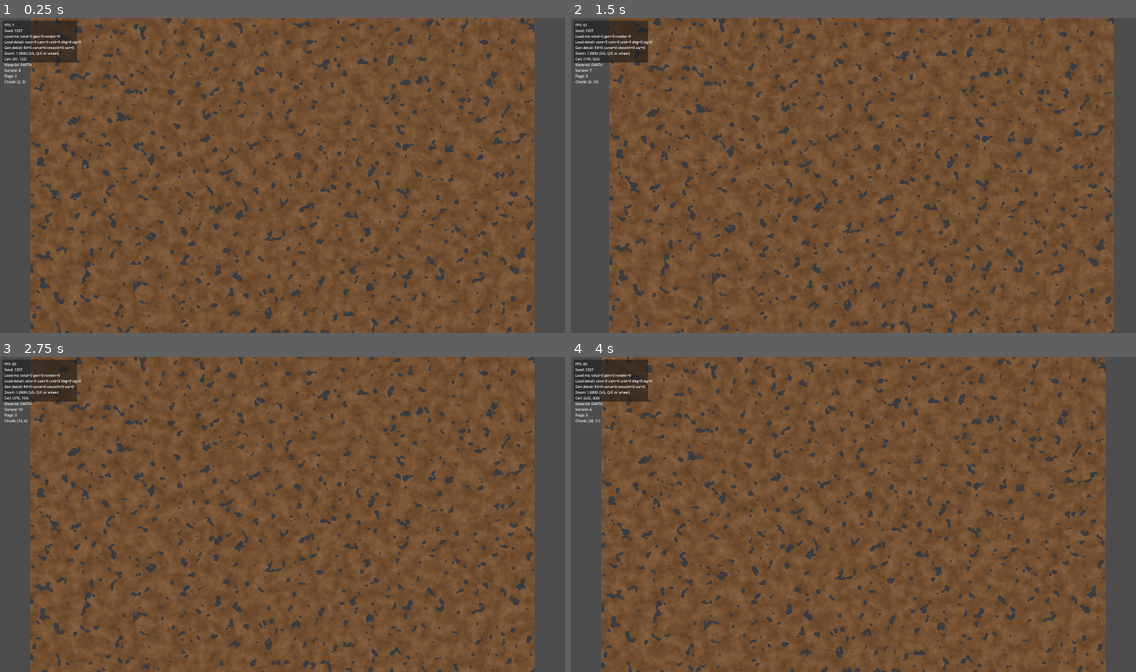
Above: before the commit, frames 1-4 (two rows, left to right).
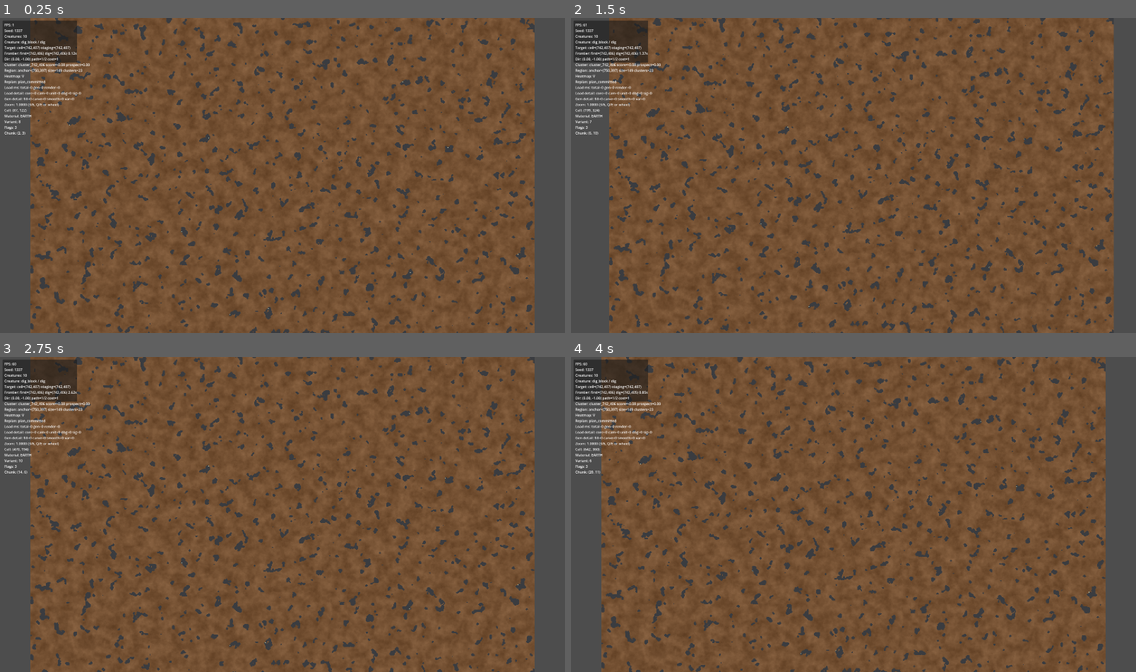
Above: after the commit, the same moments.

Repository: Kanturna/Diggy
Game: Godot game, scene res://main/Main.tscn
The game is run twice, just before and just after one commit, with the same random seed, the same clock (stepped at 60 frames per second) and the same inputs.
Inputs (mouse positions are in pixels of both pictures, inside the frame that each line leads up to):
- Up to frame 1 (0.25 s): no input
- Up to frame 2 (1.5 s): tap Enter at 0.5 s; move the mouse to (977, 159) at 0.52 s; tap S (camera_down) at 0.6 s; click (977, 159) at 0.67 s; tap Space at 1.25 s; move the mouse to (740, 191) at 1.27 s; tap A (camera_left) at 1.35 s; click (740, 191) at 1.42 s
- Up to frame 3 (2.75 s): tap Enter at 2 s; move the mouse to (339, 445) at 2.02 s; tap D (camera_right) at 2.1 s; click (339, 445) at 2.17 s
- Up to frame 4 (4 s): move the mouse to (825, 577) at 2.77 s; tap Shift (camera_speed) at 2.85 s; click (825, 577) at 2.92 s; tap Space at 3.5 s; move the mouse to (1023, 561) at 3.52 s; tap W (camera_up) at 3.6 s; click (1023, 561) at 3.67 s

The runs differ from the first frame. In frame 1, 1.0% of the frame differs, in the area x 0-92%, y 5-95%; in frame 2, 1.0%; in frame 3, 1.0%, in the area x 0-92%, y 5-92%; in frame 4, 1.0%.
Error before the commit: Parse Error: Could not preload resource script "res://units/Creature.gd". (res://units/UnitManager.gd:6)

Commit message:
grundalgenfix 5

Diff:
--- a/debug/FrontierHeatOverlay.gd
+++ b/debug/FrontierHeatOverlay.gd
@@ -28,7 +28,11 @@
 	var min_score := float(snapshot.get("min_score", 0.0))
 	var max_score := float(snapshot.get("max_score", 1.0))
 	var score_span := maxf(max_score - min_score, 0.001)
-	var selected_cell: Vector2i = snapshot.get("selected_frontier_cell", Vector2i(-1, -1))
+	var selected_cells_lookup: Dictionary = {}
+	var selected_cells_variant = snapshot.get("selected_cells", [])
+	for selected_cell_variant in selected_cells_variant:
+		var selected_cell: Vector2i = selected_cell_variant
+		selected_cells_lookup[selected_cell] = true
 	var cell_size := float(Config.CELL_SIZE)
 
 	for entry_variant in entries_variant:
@@ -42,7 +46,7 @@
 			Vector2.ONE * cell_size
 		)
 		draw_rect(rect, color)
-		if cell == selected_cell:
+		if selected_cells_lookup.has(cell):
 			draw_rect(rect.grow(1.0), Color(0.45, 0.95, 1.0, 0.95), false, 2.0)
 
 func _heat_color(t: float) -> Color:
--- a/units/Creature.gd
+++ b/units/Creature.gd
@@ -175,15 +175,15 @@
 		_set_random_wander_target("choose_invalid_origin")
 		return
 
-	var snapshot := cave_analysis.get_region_snapshot(origin_cell)
+	var snapshot: Dictionary = cave_analysis.get_region_snapshot(origin_cell)
 	if snapshot.is_empty():
 		_clear_frontier_debug_scores()
 		_set_random_wander_target("choose_no_snapshot")
 		return
 
 	_current_snapshot = snapshot
-	var reachability := cave_analysis.build_reachability(snapshot, origin_cell)
-	var traversal_plan := _choose_best_traversal_plan(snapshot, reachability, origin_cell)
+	var reachability: Dictionary = _build_navigation_reachability(snapshot, origin_cell)
+	var traversal_plan: Dictionary = _choose_best_traversal_plan(snapshot, reachability, origin_cell)
 	if traversal_plan.is_empty():
 		_set_random_wander_target("choose_no_reachable_frontier")
 		return
@@ -215,6 +215,9 @@
 
 	var move_dir: Vector2 = _best_open_direction((_cell_center(_move_target_cell) - global_position).normalized())
 	if move_dir == Vector2.ZERO:
+		if _can_begin_dig_from_current_position():
+			_start_dig_from_current_plan()
+			return
 		velocity = Vector2.ZERO
 		return
 
@@ -311,7 +314,8 @@
 				continue
 			if _is_better_traversal_candidate(candidate, best_plan):
 				best_plan = candidate
-	_update_frontier_debug_scores(frontier_scores, best_plan if not best_plan.is_empty() else best_zero_step_plan)
+	var selected_plan: Dictionary = best_plan if not best_plan.is_empty() else best_zero_step_plan
+	_update_frontier_debug_scores(frontier_scores, selected_plan)
 	if not best_plan.is_empty():
 		return best_plan
 	return best_zero_step_plan
@@ -405,7 +409,6 @@
 			total_score += distance_weight * lateral_weight
 			if lateral == 0:
 				total_score += 0.35 * distance_weight
-	}
 	return total_score
 
 func _record_frontier_score(frontier_scores: Dictionary, candidate: Dictionary) -> void:
@@ -456,6 +459,39 @@
 	_frontier_debug_min_score = 0.0
 	_frontier_debug_max_score = 1.0
 
+func _build_navigation_reachability(snapshot: Dictionary, start_cell: Vector2i) -> Dictionary:
+	var reachability: Dictionary = {
+		"distance": {},
+		"came_from": {},
+	}
+	var region_lookup: Dictionary = snapshot.get("region_lookup", {})
+	if not region_lookup.has(start_cell):
+		return reachability
+	if not _is_navigable_cell(start_cell):
+		return reachability
+
+	var distance: Dictionary = reachability["distance"]
+	var came_from: Dictionary = reachability["came_from"]
+	var queue: Array[Vector2i] = [start_cell]
+	var queue_index := 0
+	distance[start_cell] = 0
+
+	while queue_index < queue.size():
+		var cell: Vector2i = queue[queue_index]
+		queue_index += 1
+		for direction in CARDINAL_DIRS:
+			var next_cell: Vector2i = cell + direction
+			if not region_lookup.has(next_cell):
+				continue
+			if distance.has(next_cell):
+				continue
+			if not _is_navigable_cell(next_cell):
+				continue
+			distance[next_cell] = int(distance[cell]) + 1
+			came_from[next_cell] = cell
+			queue.append(next_cell)
+	return reachability
+
 func _adopt_traversal_plan(traversal_plan: Dictionary) -> void:
 	_traversal_plan = traversal_plan
 	_current_path_index = int(traversal_plan.get("path_index", 0))
@@ -497,7 +533,7 @@
 		return "stuck"
 
 	var staging_cell: Vector2i = _traversal_plan.get("staging_cell", Vector2i(-1, -1))
-	if not _is_empty_cell(staging_cell):
+	if not _is_navigable_cell(staging_cell):
 		return "staging_invalid"
 
 	var path_cells := _plan_path_cells()
@@ -505,7 +541,7 @@
 		return "path_empty"
 
 	for i in range(_current_path_index, path_cells.size()):
-		if not _is_empty_cell(path_cells[i]):
+		if not _is_navigable_cell(path_cells[i]):
 			return "path_invalid"
 	return ""
 
@@ -521,19 +557,80 @@
 	var staging_cell: Vector2i = _traversal_plan.get("staging_cell", Vector2i(-1, -1))
 	if staging_cell.x < 0:
 		return false
+	if _world_to_cell(global_position) == staging_cell:
+		return true
 	return _distance_to_cell(staging_cell) <= Config.CREATURE_STAGING_REACHED_CELLS
+
+func _can_begin_dig_from_current_position() -> bool:
+	if _traversal_plan.is_empty():
+		return false
+	var frontier_cell: Vector2i = _traversal_plan.get("first_frontier_cell", Vector2i(-1, -1))
+	if frontier_cell.x < 0:
+		return false
+	if not world.is_frontier_earth_block(frontier_cell):
+		return false
+
+	var current_cell := _world_to_cell(global_position)
+	if _is_empty_cell(current_cell) and _are_cells_adjacent(current_cell, frontier_cell):
+		return true
+
+	var staging_cell: Vector2i = _traversal_plan.get("staging_cell", Vector2i(-1, -1))
+	if staging_cell.x < 0:
+		return false
+	if _distance_to_cell(staging_cell) > maxf(Config.CREATURE_STAGING_REACHED_CELLS, 0.8):
+		return false
+	return _is_empty_cell(current_cell) and _are_cells_adjacent(current_cell, frontier_cell)
+
+func _effective_dig_head_cell() -> Vector2i:
+	if _traversal_plan.is_empty():
+		return Vector2i(-1, -1)
+
+	var frontier_cell: Vector2i = _traversal_plan.get("first_frontier_cell", Vector2i(-1, -1))
+	var current_cell := _world_to_cell(global_position)
+	if frontier_cell.x >= 0 and _is_empty_cell(current_cell) and _are_cells_adjacent(current_cell, frontier_cell):
+		return current_cell
+
+	var staging_cell: Vector2i = _traversal_plan.get("staging_cell", Vector2i(-1, -1))
+	if staging_cell.x >= 0 and _is_empty_cell(staging_cell):
+		return staging_cell
+
+	if frontier_cell.x < 0:
+		return Vector2i(-1, -1)
+
+	var origin_region_lookup: Dictionary = _traversal_plan.get("origin_region_lookup", {})
+	var best_cell := Vector2i(-1, -1)
+	var best_distance := INF
+	for direction in CARDINAL_DIRS:
+		var candidate: Vector2i = frontier_cell + direction
+		if not _is_empty_cell(candidate):
+			continue
+		if not origin_region_lookup.is_empty() and not origin_region_lookup.has(candidate):
+			continue
+		var candidate_distance := _cell_center(candidate).distance_to(global_position)
+		if candidate_distance < best_distance:
+			best_distance = candidate_distance
+			best_cell = candidate
+	return best_cell
 
 func _start_dig_from_current_plan() -> void:
 	if _traversal_plan.is_empty():
 		_request_frontier_plan("dig_missing_plan")
 		return
-	if not _is_at_staging_cell():
-		return
-
-	var staging_cell: Vector2i = _traversal_plan.get("staging_cell", Vector2i(-1, -1))
-	global_position = _cell_center(staging_cell)
+	if not _is_at_staging_cell() and not _can_begin_dig_from_current_position():
+		return
+
+	var dig_head_cell := _effective_dig_head_cell()
+	if dig_head_cell.x < 0:
+		_request_frontier_plan("dig_missing_staging")
+		return
+	if _world_to_cell(global_position) != dig_head_cell:
+		global_position = _cell_center(dig_head_cell)
+	else:
+		var centered_position := _cell_center(dig_head_cell)
+		if can_occupy_world(world, centered_position):
+			global_position = centered_position
 	velocity = Vector2.ZERO
-	_dig_head_cell = staging_cell
+	_dig_head_cell = dig_head_cell
 	_dig_direction = _traversal_plan.get("dig_direction", Vector2i.RIGHT)
 	_current_dig_cell = _traversal_plan.get("first_frontier_cell", Vector2i(-1, -1))
 	_dig_progress = 0.0
@@ -610,6 +707,11 @@
 
 func _is_empty_cell(cell: Vector2i) -> bool:
 	return world.is_in_bounds(cell.x, cell.y) and world.get_material(cell.x, cell.y) == MaterialType.Id.EMPTY
+
+func _is_navigable_cell(cell: Vector2i) -> bool:
+	if not _is_empty_cell(cell):
+		return false
+	return can_occupy_world(world, _cell_center(cell))
 
 func _are_cells_adjacent(a: Vector2i, b: Vector2i) -> bool:
 	return abs(a.x - b.x) + abs(a.y - b.y) == 1
@@ -677,8 +779,11 @@
 	)
 
 func _passable(pos: Vector2) -> bool:
-	if world == null:
-		return true
+	return can_occupy_world(world, pos)
+
+static func can_occupy_world(world_model: WorldModel, pos: Vector2) -> bool:
+	if world_model == null:
+		return false
 	var r := LOWER_R
 	var x0 := int(floor((pos.x - r) / Config.CELL_SIZE))
 	var x1 := int(floor((pos.x + r) / Config.CELL_SIZE))
@@ -686,9 +791,9 @@
 	var y1 := int(floor((pos.y + r) / Config.CELL_SIZE))
 	for cy in range(y0, y1 + 1):
 		for cx in range(x0, x1 + 1):
-			if not world.is_in_bounds(cx, cy):
+			if not world_model.is_in_bounds(cx, cy):
 				return false
-			if world.get_material(cx, cy) != MaterialType.Id.EMPTY:
+			if world_model.get_material(cx, cy) != MaterialType.Id.EMPTY:
 				return false
 	return true
 
--- a/units/UnitManager.gd
+++ b/units/UnitManager.gd
@@ -41,6 +41,12 @@
 
 func _spawn_snapshot_for_cell(world: WorldModel, cell: Vector2i) -> Dictionary:
 	if world.get_material(cell.x, cell.y) != MaterialType.Id.EMPTY:
+		return {}
+	var spawn_world_pos := Vector2(
+		(cell.x + 0.5) * Config.CELL_SIZE,
+		(cell.y + 0.5) * Config.CELL_SIZE
+	)
+	if not CreatureGD.can_occupy_world(world, spawn_world_pos):
 		return {}
 	if not _is_far_enough_from_existing_creatures(cell):
 		return {}
@@ -87,4 +93,33 @@
 func frontier_debug_snapshot() -> Dictionary:
 	if _creatures.is_empty():
 		return {}
-	return _creatures[0].get_frontier_debug_snapshot()
+	var entries_by_cell: Dictionary = {}
+	var selected_lookup: Dictionary = {}
+	var min_score := INF
+	var max_score := -INF
+	for creature in _creatures:
+		var snapshot: Dictionary = creature.get_frontier_debug_snapshot()
+		var entries_variant = snapshot.get("entries", [])
+		for entry_variant in entries_variant:
+			var entry: Dictionary = entry_variant
+			var cell: Vector2i = entry.get("cell", Vector2i(-1, -1))
+			var score := float(entry.get("score", 0.0))
+			if not entries_by_cell.has(cell) or score > float(entries_by_cell[cell].get("score", -INF)):
+				entries_by_cell[cell] = entry
+			min_score = minf(min_score, score)
+			max_score = maxf(max_score, score)
+		var selected_cell: Vector2i = snapshot.get("selected_frontier_cell", Vector2i(-1, -1))
+		if selected_cell.x >= 0:
+			selected_lookup[selected_cell] = true
+
+	var entries: Array[Dictionary] = []
+	for entry in entries_by_cell.values():
+		entries.append(entry)
+	if entries.is_empty():
+		return {}
+	return {
+		"entries": entries,
+		"min_score": min_score,
+		"max_score": max_score,
+		"selected_cells": selected_lookup.keys(),
+	}
Not shown, added: debug/FrontierHeatOverlay.gd.uid
